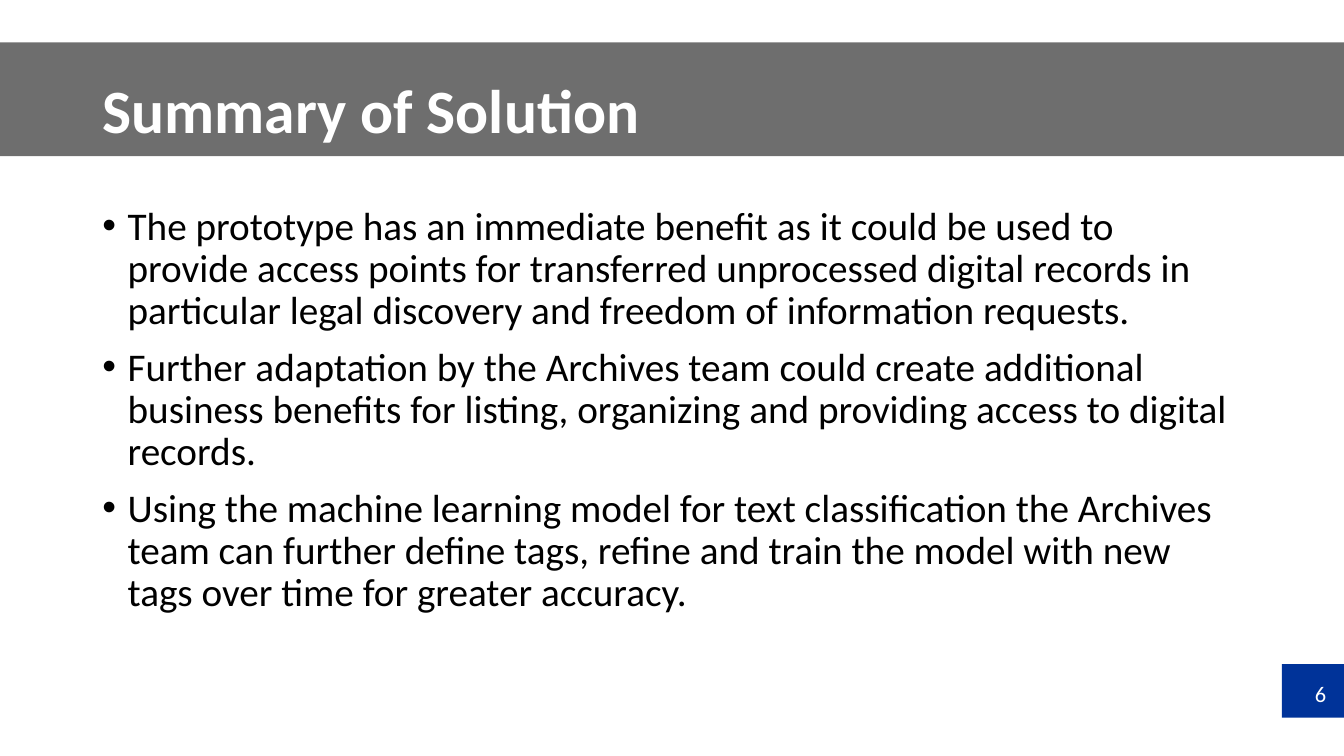
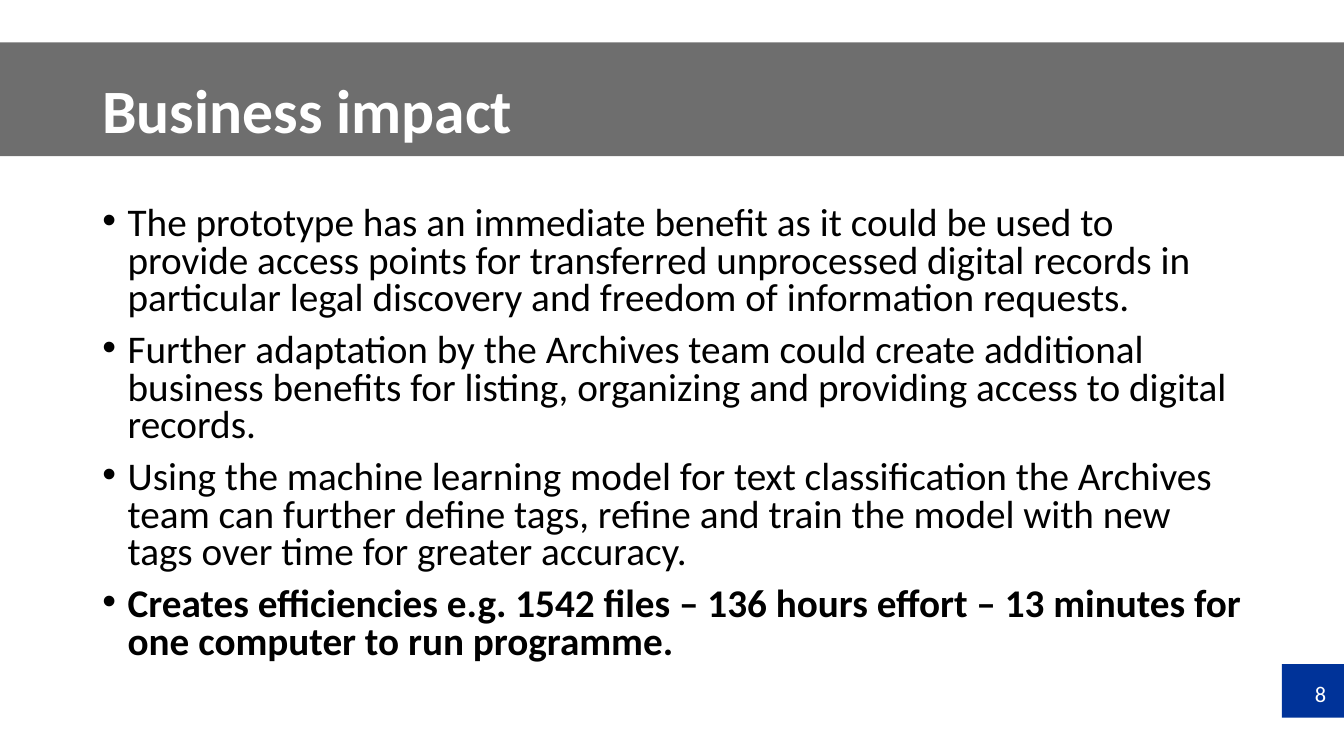
Before and after one commit to shaikh-rashid/ops-hackathon, a slide deck: slide 8 of presentations/AI Hackathon_Archives of Ontario.pptx (slide 6 before the commit). Drawn at 1344x756 pixels with LibreOffice and Linux fonts; fonts in the diff are those of the drawing; background and template pictures are left out. Boxes give left, top, right and bottom in pixels: in the first picture for what was removed or moved away, otherwise in the second. Text is boxed around its words. In the diff, an @@ line names an element or a change of style, - is before the commit and + after.

```diff
--- a/presentations/AI Hackathon_Archives of Ontario.pptx
+++ b/presentations/AI Hackathon_Archives of Ontario.pptx
@@ title at [102, 90, 513, 143]: text changed @@
-Summary of Solution
+Business impact
@@ text at [128, 208, 1226, 572]: line spacing 0.9 to 0.8 @@
@@ text at [128, 589, 1241, 662]: paragraph added @@
+• Creates efficiencies e.g. 1542 files – 136 hours effort – 13 minutes for one computer to run programme.
@@ page number at [1315, 686, 1326, 702]: text changed @@
-6
+8
```
Also in this commit, not shown: 5 other slides changed, 3 slides added, 1 slide removed.
